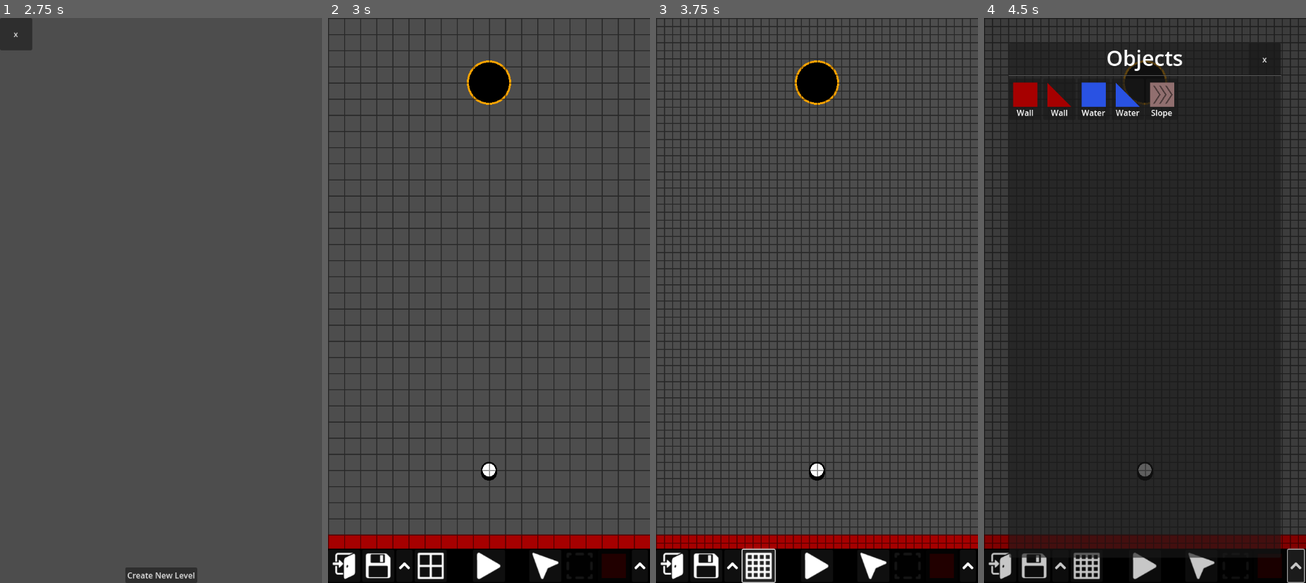
Above: before the commit, frames 1-4 (left to right).
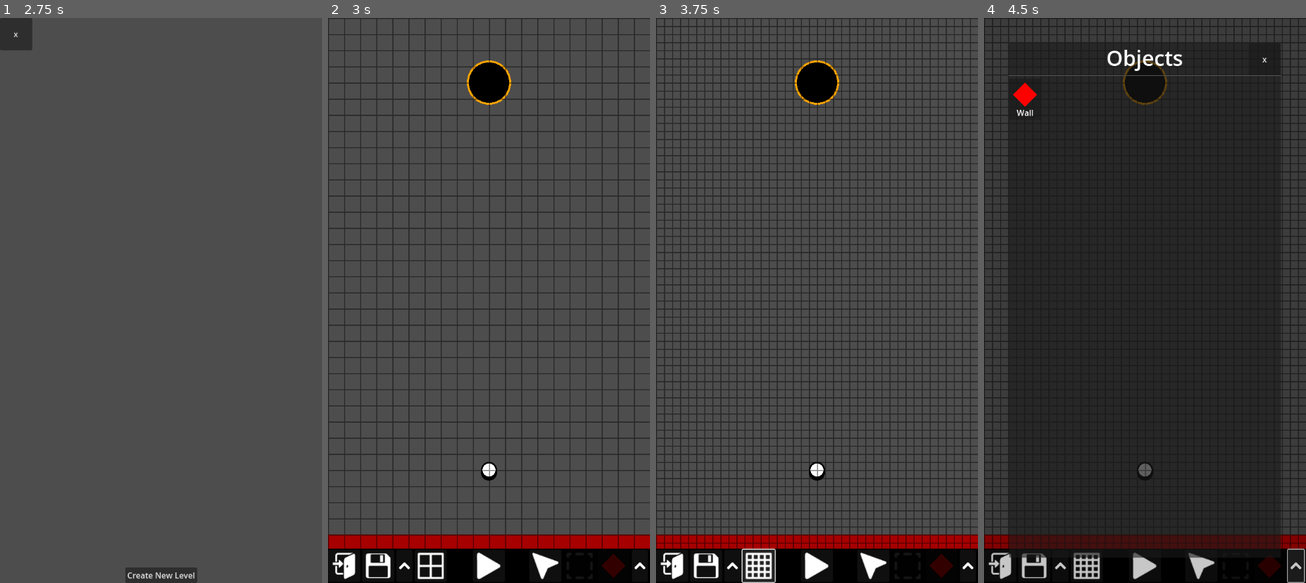
Above: after the commit, the same moments.

Repository: SelfMadeSystem/UniGolf
Game: Godot game, scene res://scenes/MainMenu.tscn
Two runs of this game, one before a commit and one after it. Both use one fixed random seed, a clock stepped at 60 frames per second and the inputs below.
Inputs (mouse positions are in pixels of both pictures, inside the frame that each line leads up to):
- Up to frame 1 (2.75 s): click "Cwicc to pway ^w^" at 0.5 s; click "x" at 1.25 s; click "Cwicc to opwen editow~ OwO" at 2 s
- Up to frame 2 (3 s): click "Create New Level" at 2.75 s
- Up to frame 3 (3.75 s): click (759, 566) at 3.5 s
- Up to frame 4 (4.5 s): click (1296, 566) at 4.25 s

Frame 1 is identical in both runs. In frame 2, 0.1% of the frame differs, in the area x 85-93%, y 94-100%; in frame 3, 0.1%; in frame 4, 1.5%, in the area x 8-60%, y 10-18%.

Commit message:
Started recoding a bunch of shit + adding better editor features

Diff:
--- /dev/null
+++ b/prefabs/editor/draggy_thingy.tscn
@@ -0,0 +1,18 @@
+[gd_scene load_steps=3 format=3 uid="uid://cy2tc0maj3f4c"]
+
+[ext_resource type="Script" path="res://scripts/editor/draggy_thingy.gd" id="1_1a4ha"]
+
+[sub_resource type="CircleShape2D" id="CircleShape2D_mvlgk"]
+radius = 16.0
+
+[node name="DraggyThingy" type="Area2D"]
+monitoring = false
+monitorable = false
+script = ExtResource("1_1a4ha")
+
+[node name="hitball" type="CollisionShape2D" parent="."]
+visible = false
+shape = SubResource("CircleShape2D_mvlgk")
+
+[connection signal="mouse_entered" from="." to="." method="_on_mouse_entered"]
+[connection signal="mouse_exited" from="." to="." method="_on_mouse_exited"]
--- a/prefabs/node_editor.tscn
+++ b/prefabs/editor/node_editor.tscn
@@ -16,7 +16,7 @@
 [ext_resource type="Texture2D" uid="uid://dm2k4v5xtr54a" path="res://assets/icons/Drag.png" id="10_tnt2h"]
 [ext_resource type="Texture2D" uid="uid://cvvdbxqsntce4" path="res://assets/icons/Select.png" id="11_0yhnq"]
 [ext_resource type="Texture2D" uid="uid://dcdgij4bgejfd" path="res://assets/icons/More.png" id="11_n740k"]
-[ext_resource type="PackedScene" uid="uid://drwdakie2e3yt" path="res://prefabs/wall.tscn" id="12_j00wc"]
+[ext_resource type="PackedScene" uid="uid://c5en0x4fj2e76" path="res://prefabs/nodes/wall.tscn" id="17_2g3a1"]
 
 [sub_resource type="ShaderMaterial" id="ShaderMaterial_2w5jh"]
 shader = ExtResource("3_813i8")
@@ -267,10 +267,9 @@
 size_flags_vertical = 0
 mouse_default_cursor_shape = 2
 
-[node name="Wall" parent="UI/Bottom/Right/PlaceButton" instance=ExtResource("12_j00wc")]
+[node name="Wall" parent="UI/Bottom/Right/PlaceButton" instance=ExtResource("17_2g3a1")]
 position = Vector2(8, 8)
-width = 48
-height = 48
+shape_size = Vector2(48, 48)
 
 [node name="ObjectsButton" type="Button" parent="UI/Bottom/Right" groups=["EditorHide"]]
 custom_minimum_size = Vector2(32, 64)
--- /dev/null
+++ b/prefabs/nodes/wall.tscn
@@ -0,0 +1,15 @@
+[gd_scene load_steps=3 format=3 uid="uid://c5en0x4fj2e76"]
+
+[ext_resource type="Script" path="res://scripts/nodes/wall.gd" id="1_npt8j"]
+
+[sub_resource type="ConvexPolygonShape2D" id="ConvexPolygonShape2D_mksux"]
+points = PackedVector2Array(32, 0, 64, 32, 32, 64, 0, 32)
+
+[node name="Wall" type="StaticBody2D"]
+input_pickable = true
+script = ExtResource("1_npt8j")
+shape_shape = 3
+
+[node name="HitBox" type="CollisionShape2D" parent="."]
+visible = false
+shape = SubResource("ConvexPolygonShape2D_mksux")
--- a/project.godot
+++ b/project.godot
@@ -20,6 +20,7 @@
 
 GameInfo="*res://scripts/game_info.gd"
 LevelSaver="*res://scripts/level_saver.gd"
+ShapeUtils="*res://scripts/utils/shape_utils.gd"
 
 [display]
 
--- a/scenes/Blank.tscn
+++ b/scenes/Blank.tscn
@@ -1,7 +1,7 @@
-[gd_scene load_steps=8 format=3 uid="uid://bbluajek8qxhm"]
+[gd_scene load_steps=8 format=3]
 
-[ext_resource type="PackedScene" uid="uid://1u4j0gj6s8r7" path="res://prefabs/ball.tscn" id="2_r3r2l"]
-[ext_resource type="PackedScene" uid="uid://dbjbnyddt56rj" path="res://prefabs/goal.tscn" id="3_vh0xt"]
+[ext_resource type="PackedScene" uid="uid://1u4j0gj6s8r7" path="res://prefabs/nodes/ball.tscn" id="2_r3r2l"]
+[ext_resource type="PackedScene" uid="uid://dbjbnyddt56rj" path="res://prefabs/nodes/goal.tscn" id="3_vh0xt"]
 [ext_resource type="Script" path="res://scripts/wall.gd" id="4_5erw0"]
 [ext_resource type="Texture2D" uid="uid://bibqq0086tmwu" path="res://assets/icons/Pause.png" id="5_ieter"]
 [ext_resource type="Script" path="res://scripts/pause_button.gd" id="6_xt4ur"]
--- a/scenes/BlankEditor.tscn
+++ b/scenes/BlankEditor.tscn
@@ -1,9 +1,9 @@
-[gd_scene load_steps=7 format=3 uid="uid://yb0gbqnpgs2j"]
+[gd_scene load_steps=7 format=3]
 
-[ext_resource type="PackedScene" uid="uid://1u4j0gj6s8r7" path="res://prefabs/ball.tscn" id="2_qlto7"]
-[ext_resource type="PackedScene" uid="uid://dbjbnyddt56rj" path="res://prefabs/goal.tscn" id="3_e7w6v"]
+[ext_resource type="PackedScene" uid="uid://1u4j0gj6s8r7" path="res://prefabs/nodes/ball.tscn" id="2_qlto7"]
+[ext_resource type="PackedScene" uid="uid://dbjbnyddt56rj" path="res://prefabs/nodes/goal.tscn" id="3_e7w6v"]
 [ext_resource type="Script" path="res://scripts/wall.gd" id="4_6jle6"]
-[ext_resource type="PackedScene" uid="uid://bv28hrltpc6hc" path="res://prefabs/node_editor.tscn" id="5_fyi2k"]
+[ext_resource type="PackedScene" uid="uid://bv28hrltpc6hc" path="res://prefabs/editor/node_editor.tscn" id="5_fyi2k"]
 
 [sub_resource type="PhysicsMaterial" id="PhysicsMaterial_6521y"]
 friction = 0.0
--- a/scenes/BlankPlaytest.tscn
+++ b/scenes/BlankPlaytest.tscn
@@ -1,7 +1,7 @@
-[gd_scene load_steps=6 format=3 uid="uid://35dyw1bse727"]
+[gd_scene load_steps=6 format=3]
 
-[ext_resource type="PackedScene" uid="uid://1u4j0gj6s8r7" path="res://prefabs/ball.tscn" id="2_lcpw1"]
-[ext_resource type="PackedScene" uid="uid://dbjbnyddt56rj" path="res://prefabs/goal.tscn" id="3_gtklc"]
+[ext_resource type="PackedScene" uid="uid://1u4j0gj6s8r7" path="res://prefabs/nodes/ball.tscn" id="2_lcpw1"]
+[ext_resource type="PackedScene" uid="uid://dbjbnyddt56rj" path="res://prefabs/nodes/goal.tscn" id="3_gtklc"]
 [ext_resource type="Script" path="res://scripts/wall.gd" id="4_d0qpx"]
 
 [sub_resource type="PhysicsMaterial" id="PhysicsMaterial_6521y"]
--- a/scenes/MapPackSelect.tscn
+++ b/scenes/MapPackSelect.tscn
@@ -806,7 +806,6 @@
 tab_alignment = 1
 
 [node name="Community" type="Control" parent="TabContainer"]
-visible = false
 layout_mode = 2
 
 [node name="Container" type="VBoxContainer" parent="TabContainer/Community"]
@@ -822,6 +821,7 @@
 grow_vertical = 2
 
 [node name="Official" type="Control" parent="TabContainer"]
+visible = false
 layout_mode = 2
 
 [node name="Container" type="VBoxContainer" parent="TabContainer/Official"]
--- a/scripts/edit_select_level_menu.gd
+++ b/scripts/edit_select_level_menu.gd
@@ -17,7 +17,7 @@
 	get_tree().change_scene_to_file("res://scenes/MainMenu.tscn")
 
 func _on_button_pressed(json):
-	var level_edit_menu = preload("res://prefabs/LevelEditMenu.tscn")
+	var level_edit_menu = preload("res://prefabs/level_edit_menu.tscn")
 	var inst = level_edit_menu.instantiate()
 	inst.json = json
 	inst.level_name = json.data.name
--- /dev/null
+++ b/scripts/editor/draggy_thingy.gd
@@ -0,0 +1,80 @@
+class_name DraggyThingy
+
+extends Area2D
+
+
+var attr: EditableNode.DragEditAttribute
+
+
+@onready var hitball = $hitball
+
+
+func reposition():
+	var val = attr.get_val()
+	var pos = attr.start.lerp(attr.end, val)
+	var obj = attr.obj
+	if obj is ShapedNode:
+		pos *= obj.shape_size
+	pos += obj.position
+	position = pos
+
+func calc_thing(pos: Vector2):
+	var min = attr.start
+	var max = attr.end
+
+	var obj = attr.obj
+	if obj is ShapedNode:
+		min *= obj.shape_size
+		max *= obj.shape_size
+	min += obj.position
+	max += obj.position
+
+	"""
+	lerped = min + (max - min) * val # we want to find val
+	lerped - min = (max - min) * val
+	(lerped - min) / (max - min) = val
+	"""
+
+	var val = (pos - min) / (max - min)
+
+	if abs(val.x) == INF:
+		val.x = 0
+	if abs(val.y) == INF:
+		val.y = 0 # they're inf if they have the same x or y
+
+	val.x = clamp(val.x, 0, 1)
+	val.y = clamp(val.y, 0, 1)
+
+	return clamp(
+		val.length(),
+		0,
+		1
+	)
+
+func _ready():
+	reposition()
+
+func _input(event):
+	if !hitball.visible:
+		return
+
+	if event is InputEventMouseButton:
+		if event.button_mask == MOUSE_BUTTON_MASK_LEFT:
+			get_viewport().set_input_as_handled() ### TODO:::: USE THIS LIKE EVERYWHERE KUZ I JUST LEARNED ABOUT THIS
+	if event is InputEventMouseMotion:
+		if event.button_mask == MOUSE_BUTTON_MASK_LEFT:
+			get_viewport().set_input_as_handled()
+			attr.set_val(calc_thing(event.position))
+			reposition()
+
+func _on_mouse_entered():
+	print("Show")
+	hitball.show()
+
+
+func _on_mouse_exited():
+	print("Hide")
+	hitball.hide()
+
+func _draw():
+	draw_circle(Vector2.ZERO, 16, attr.color)
--- a/scripts/node_editor.gd
+++ b/scripts/node_editor.gd
@@ -26,8 +26,12 @@
 #
 # And assume that setting width and height will automatically properly
 # scale the node's hitbox, sprite etc.
-var editing_node: Node2D
-var next_node: Node2D
+var editing_node: EditableNode
+var menu_edit_attributes: Array[EditableNode.EditAttribute] = []
+var visible_edit_attributes: Array[EditableNode.DragEditAttribute] = []
+var draggy_thingies: Array[DraggyThingy] = []
+
+var next_node: EditableNode
 var removing_node = false
 
 func _ready():
@@ -42,7 +46,7 @@
 	($Grid.material as ShaderMaterial).set_shader_parameter("offset", grid_offset)
 
 func get_editing_rect() -> Rect2:
-	return Rect2(editing_node.global_position, Vector2(editing_node.width, editing_node.height)).grow(4)
+	return Rect2(editing_node.global_position, editing_node.shape_size).grow(4)
 
 func proceed_to_edit_node(node: Node2D):
 	if button_pressed > -1:
@@ -59,11 +63,28 @@
 	if editing_node:
 		editing_node.input_event.connect(_on_editing_node_input_event)
 		editing_node.tree_exited.connect(deyeet)
+		update_editing_node_attributes()
 	else:
 		next_node = null
 	reposition_elements()
 	button_pressed = ButtonEnum.NODE
 	mouse_pos = null
+
+func update_editing_node_attributes():
+	menu_edit_attributes = editing_node.get_menu_edit_attributes()
+	visible_edit_attributes = editing_node.get_visible_edit_attributes()
+	for thing in draggy_thingies:
+		thing.queue_free()
+	draggy_thingies = []
+	for attr in visible_edit_attributes:
+		var thing = preload("res://prefabs/editor/draggy_thingy.tscn").instantiate()
+		thing.attr = attr
+		draggy_thingies.append(thing)
+		add_child.call_deferred(thing)
+
+func reposition_draggy_thingies():
+	for thing in draggy_thingies:
+		thing.reposition()
 
 func deyeet():
 	editing_node = null
@@ -102,8 +123,12 @@
 	$Copy.position = Vector2(rect.position.x, rect.end.y).clamp(min, max)
 	$Resize.position = rect.end.clamp(min, max)
 	set_line(rect)
+	reposition_draggy_thingies()
 
 func vanish_elements():
+	for thing in draggy_thingies:
+		thing.queue_free()
+	draggy_thingies = []
 	$Trash.position = -Vector2.ONE * 69420
 	$Rotate.position = -Vector2.ONE * 69420
 	$Copy.position = -Vector2.ONE * 69420
@@ -114,7 +139,7 @@
 
 var current_action = ActionEnum.DRAG
 
-var current_object = preload("res://prefabs/wall.tscn")
+var current_object = preload("res://prefabs/nodes/wall.tscn")
 
 func set_action(action: ActionEnum):
 	current_action = action
@@ -192,7 +217,7 @@
 
 func set_mouse_pos(pos: Vector2):
 	mouse_pos = pos
-	og_size = Vector2(editing_node.width, editing_node.height)
+	og_size = editing_node.shape_size
 	og_pos = editing_node.position
 
 func _unhandled_input(event):
@@ -213,8 +238,7 @@
 				match current_action:
 					ActionEnum.PLACE:
 						var node = current_object.instantiate()
-						node.width = 64
-						node.height = 64
+						node.shape_size = Vector2(64, 64)
 						node.position = event.position
 						get_tree().current_scene.add_child(node)
 						actually_proceed_to_edit_node(node)
@@ -248,8 +272,8 @@
 				var a = editing_node.position.posmodv(amnt)
 				p = ((p + grid_offset + a) / amnt).round() * amnt - grid_offset - a
 				p = p.clamp(MIN_SIZE, MAX_SIZE)
-				editing_node.width = p.x
-				editing_node.height = p.y
+				editing_node.shape_size = p
+				editing_node.var_updated()
 				reposition_elements()
 			ButtonEnum.NODE:
 				var p = og_pos + diff
@@ -317,34 +341,17 @@
 	set_action(ActionEnum.PLACE)
 
 func _on_objects_button_pressed():
-	var selectScene = preload("res://prefabs/object_select.tscn")
+	var selectScene = preload("res://prefabs/editor/object_select.tscn")
 	var select = selectScene.instantiate()
 	$UI.add_child(select)
 	select.add_object({
-		"prefab": preload("res://prefabs/wall.tscn"),
+		"prefab": preload("res://prefabs/nodes/wall.tscn"),
 		"name": "Wall"
-	})
-	select.add_object({
-		"prefab": preload("res://prefabs/wall_angled.tscn"),
-		"name": "Wall"
-	})
-	select.add_object({
-		"prefab": preload("res://prefabs/water.tscn"),
-		"name": "Water"
-	})
-	select.add_object({
-		"prefab": preload("res://prefabs/water_angled.tscn"),
-		"name": "Water"
-	})
-	select.add_object({
-		"prefab": preload("res://prefabs/slope.tscn"),
-		"name": "Slope"
 	})
 	select.selected.connect(func(a):
 		%PlaceButton.get_child(0).queue_free()
 		var b = a.instantiate()
-		b.width = 48
-		b.height = 48
+		b.shape_size = Vector2(48, 48)
 		b.position = Vector2(8, 8)
 		%PlaceButton.add_child(b)
 		current_object = a
--- /dev/null
+++ b/scripts/nodes/editable_node.gd
@@ -0,0 +1,129 @@
+class_name EditableNode
+
+extends Node2D
+
+class BaseEditAttribute:
+	var var_name = ""
+	var obj: EditableNode = null
+	var name = "Unknown"
+
+	func set_val(val):
+		obj.set(self.var_name, val)
+		obj.var_updated()
+
+	func get_val():
+		return obj.get(self.var_name)
+
+
+
+class EditAttribute:
+	extends BaseEditAttribute
+
+	func add_control_node(parent: Control):
+		var label = Label.new()
+		label.text = self.name
+
+class FloatAttribute:
+	extends EditAttribute
+
+	var min = 0.0
+	var max = 1.0
+	var step = 0.1
+
+	func add_control_node(parent: Control):
+		super.add_control_node(parent)
+
+		var range = HSlider.new()
+		range.value = self.get_val()
+		range.min_value = self.min
+		range.max_value = self.max
+		range.step = self.step
+
+		range.connect("value_changed", self.set_val)
+
+		parent.add_child(range)
+
+	static func create(
+		var_name: String,
+		obj: EditableNode,
+		name: String,
+		min: float,
+		max: float,
+		step: float):
+		var attr = FloatAttribute.new()
+		attr.var_name = var_name
+		attr.obj = obj
+		attr.name = name
+		attr.min = min
+		attr.max = max
+		attr.step = step
+		return attr
+
+# class CheckAttribute:
+# class ToggleAttribute:
+
+class EnumAttribute:
+	extends EditAttribute
+
+	var values: PackedStringArray
+
+	func add_control_node(parent: Control):
+		super.add_control_node(parent)
+
+		var options = OptionButton.new()
+		for v in self.values:
+			options.add_item(v)
+
+		options.selected = self.get_val()
+
+		options.connect("item_selected", self.set_val)
+
+	static func create(
+		var_name: String,
+		obj: EditableNode,
+		name: String,
+		values: PackedStringArray):
+		var attr = EnumAttribute.new()
+		attr.var_name = var_name
+		attr.obj = obj
+		attr.name = name
+		attr.values = values
+		return attr
+
+
+
+# Like the little draggy thing in the editor. should be blue dot
+class DragEditAttribute: # TODO: Have a base for this
+	extends BaseEditAttribute
+
+	var start: Vector2
+	var end: Vector2
+	var color: Color
+
+	static func create(
+		var_name: String,
+		obj: EditableNode,
+		name: String,
+		start: Vector2,
+		end: Vector2,
+		color: Color = Color.CYAN):
+		var attr = DragEditAttribute.new()
+		attr.var_name = var_name
+		attr.obj = obj
+		attr.name = name
+		attr.start = start
+		attr.end = end
+		attr.color = color
+		return attr
+
+
+
+func get_menu_edit_attributes() -> Array[EditAttribute]:
+	return []
+
+func get_visible_edit_attributes() -> Array[DragEditAttribute]:
+	return []
+
+# Return true to have the node editor update the stuffs ^^^
+func var_updated():
+	pass
--- /dev/null
+++ b/scripts/nodes/shaped_node.gd
@@ -0,0 +1,177 @@
+class_name ShapedNode
+
+extends EditableNode
+
+const Shape = ShapeUtils.Shape
+const Rotation = ShapeUtils.Rotation
+
+const CIRCLE_SEGMENTS = 32
+
+@export var shape_size: Vector2 = Vector2(64, 64)
+
+@export var shape_shape: Shape = Shape.RECT
+# Only visible if shape == Shape.INVERSE_QUARTER_CIRCLE or Shape.RIGHT_TRIANGLE
+@export var shape_rotation: Rotation = Rotation.ANGLE_90
+# Only visible if shape == INVERSE_QUARTER_CIRCLE
+@export var quadrilateral_vertex_top = 0.5
+# Only visible if shape == INVERSE_QUARTER_CIRCLE
+@export var quadrilateral_vertex_right = 0.5
+# Only visible if shape == INVERSE_QUARTER_CIRCLE
+@export var quadrilateral_vertex_bottom = 0.5
+# Only visible if shape == INVERSE_QUARTER_CIRCLE
+@export var quadrilateral_vertex_left = 0.5
+
+# Gets the shape of the node with points between 0 and 1.
+# Ignores size and rotation.
+func get_relative_shape() -> PackedVector2Array:
+	match shape_shape:
+		Shape.RECT:
+			return ShapeUtils.RECT_SHAPE
+		Shape.CIRCLE:
+			return ShapeUtils.CIRCLE_SHAPE
+		Shape.RIGHT_TRIANGLE:
+			return ShapeUtils.RIGHT_TRIANGLE_SHAPE
+		Shape.QUADRILATERAL:
+			return [
+				Vector2(quadrilateral_vertex_top, 0),
+				Vector2(1, quadrilateral_vertex_right),
+				Vector2(1 - quadrilateral_vertex_bottom, 1),
+				Vector2(0, 1 - quadrilateral_vertex_left),
+			]
+		Shape.INVERSE_QUARTER_CIRCLE:
+			return ShapeUtils.INVERSE_QUARTER_CIRCLE_SHAPE
+	push_error("Invalid shape")
+	return []
+
+func get_rotated_shape() -> PackedVector2Array:
+	var shape = get_relative_shape()
+	match shape_rotation:
+		Rotation.ANGLE_0:
+			return shape
+		Rotation.ANGLE_90:
+			var new_shape = PackedVector2Array()
+			for point in shape:
+				new_shape.append(Vector2(point.y, 1 - point.x))
+			return new_shape
+		Rotation.ANGLE_180:
+			var new_shape = PackedVector2Array()
+			for point in shape:
+				new_shape.append(Vector2(1 - point.x, 1 - point.y))
+			return new_shape
+		Rotation.ANGLE_270:
+			var new_shape = PackedVector2Array()
+			for point in shape:
+				new_shape.append(Vector2(1 - point.y, point.x))
+			return new_shape
+	push_error("Invalid rotation")
+	return []
+
+func get_shape() -> PackedVector2Array:
+	var shape: PackedVector2Array = []
+
+	if shape_shape == Shape.RIGHT_TRIANGLE or shape_shape == Shape.INVERSE_QUARTER_CIRCLE:
+		shape = get_rotated_shape()
+	else:
+		shape = get_relative_shape()
+
+	var new_shape = PackedVector2Array()
+
+	for point in shape:
+		new_shape.append(point * shape_size)
+
+	return new_shape
+
+func get_shape2d() -> Shape2D:
+	match shape_shape:
+		Shape.RECT:
+			var shape = RectangleShape2D.new()
+			shape.extents = shape_size / 2
+			return shape
+		_: # CircleShape2D isn't an ellipse, so we can't use it for the CIRCLE shape
+			var shape = ConvexPolygonShape2D.new()
+			shape.points = get_shape()
+			return shape
+
+func get_shape2d_position() -> Vector2:
+	match shape_shape:
+		Shape.RECT:
+			return shape_size / 2
+		_:
+			return Vector2(0, 0)
+
+
+func get_menu_edit_attributes() -> Array[EditAttribute]:
+	var stuff: Array[EditAttribute] = [
+		EnumAttribute.create(
+			"shape_shape",
+			self,
+			"Shape",
+			Shape.keys()
+		)
+	]
+	return stuff
+
+func get_visible_edit_attributes() -> Array[DragEditAttribute]:
+	if shape_shape == Shape.QUADRILATERAL:
+		return [
+			DragEditAttribute.create(
+				"quadrilateral_vertex_top",
+				self,
+				"quadrilateral_vertex_top",
+				Vector2(0, 0),
+				Vector2(1, 0),
+			),
+			DragEditAttribute.create(
+				"quadrilateral_vertex_right",
+				self,
+				"quadrilateral_vertex_right",
+				Vector2(1, 0),
+				Vector2(1, 1),
+			),
+			DragEditAttribute.create(
+				"quadrilateral_vertex_bottom",
+				self,
+				"quadrilateral_vertex_bottom",
+				Vector2(1, 1),
+				Vector2(0, 1),
+			),
+			DragEditAttribute.create(
+				"quadrilateral_vertex_left",
+				self,
+				"quadrilateral_vertex_left",
+				Vector2(0, 1),
+				Vector2(0, 0),
+			),
+		]
+	return []
+
+@onready var hitbox: Node2D = $HitBox # Must be present on all inherited dudes
+
+@export var update_hitbox_: bool = false:
+	set(_v):
+		update_hitbox()
+
+func update_hitbox():
+	hitbox.shape = get_shape2d()
+	hitbox.position = get_shape2d_position()
+	queue_redraw()
+
+func var_updated():
+	update_hitbox()
+
+func _ready():
+	update_hitbox()
+	hitbox.visible = false
+	connect("mouse_entered", _on_mouse_entered)
+	connect("mouse_exited", _on_mouse_exited)
+
+func _input_event(_viewport: Node, event: InputEvent, _shape_idx: int):
+	if hitbox.visible:
+		GameInfo.handle_object_input(self, event)
+
+
+func _on_mouse_entered():
+	hitbox.visible = true
+
+func _on_mouse_exited():
+	hitbox.visible = false
--- /dev/null
+++ b/scripts/nodes/wall.gd
@@ -0,0 +1,5 @@
+@tool
+extends ShapedNode
+
+func _draw():
+	draw_colored_polygon(get_shape(), Color.RED)
--- a/scripts/object_select.gd
+++ b/scripts/object_select.gd
@@ -13,11 +13,10 @@
 # height: int
 	var prefabScene: PackedScene = obj.get("prefab")
 	var name: String = obj.get("name")
-	var templateScene = preload("res://prefabs/object_template.tscn")
+	var templateScene = preload("res://prefabs/editor/object_template.tscn")
 	var template = templateScene.instantiate()
 	var prefab = prefabScene.instantiate()
-	prefab.width = 48
-	prefab.height = 48
+	prefab.shape_size = Vector2(48, 48)
 	prefab.position = Vector2(8, 8)
 	template.add_child(prefab)
 	template.get_node("Label").text = name
--- /dev/null
+++ b/scripts/utils/shape_utils.gd
@@ -0,0 +1,53 @@
+@tool
+extends Node
+
+const CIRCLE_SEGMENTS = 128
+
+enum Shape {
+	RECT,
+	CIRCLE,
+	RIGHT_TRIANGLE,
+	QUADRILATERAL,
+	INVERSE_QUARTER_CIRCLE,
+}
+
+enum Rotation {
+	ANGLE_0,
+	ANGLE_90,
+	ANGLE_180,
+	ANGLE_270,
+}
+
+var RECT_SHAPE: PackedVector2Array = [
+	Vector2(0, 0),
+	Vector2(1, 0),
+	Vector2(1, 1),
+	Vector2(0, 1),
+]
+var CIRCLE_SHAPE: PackedVector2Array = _get_relative_circle_shape()
+var RIGHT_TRIANGLE_SHAPE: PackedVector2Array = [
+	Vector2(0, 0),
+	Vector2(1, 0),
+	Vector2(0, 1),
+]
+# Quadrilateral must be calculated per instance
+var INVERSE_QUARTER_CIRCLE_SHAPE: PackedVector2Array = _get_relative_inverse_quarter_circle_shape()
+
+func _get_relative_circle_shape() -> PackedVector2Array:
+	print("get relative circle shape")
+	var shape = PackedVector2Array()
+	for i in range(0, CIRCLE_SEGMENTS):
+		shape.append(
+			(Vector2(cos(i * 2 * PI / CIRCLE_SEGMENTS), sin(i * 2 * PI / CIRCLE_SEGMENTS)) +
+			Vector2.ONE) * 0.5
+		)
+	return shape
+
+func _get_relative_inverse_quarter_circle_shape() -> PackedVector2Array:
+	print("get relative inverse quarter circle shape")
+	var shape: PackedVector2Array = [
+		Vector2(0, 0)
+	]
+	for i in range(0, floor(CIRCLE_SEGMENTS / 4.0 + 1)):
+		shape.append(Vector2(1 - cos(i * 2 * PI / CIRCLE_SEGMENTS), 1 - sin(i * 2 * PI / CIRCLE_SEGMENTS)))
+	return shape
Renamed: prefabs/object_select.tscn -> prefabs/editor/object_select.tscn
Renamed: prefabs/object_template.tscn -> prefabs/editor/object_template.tscn
Renamed: prefabs/LevelEditMenu.tscn -> prefabs/level_edit_menu.tscn
Renamed: prefabs/ball.tscn -> prefabs/nodes/ball.tscn
Renamed: prefabs/goal.tscn -> prefabs/nodes/goal.tscn
